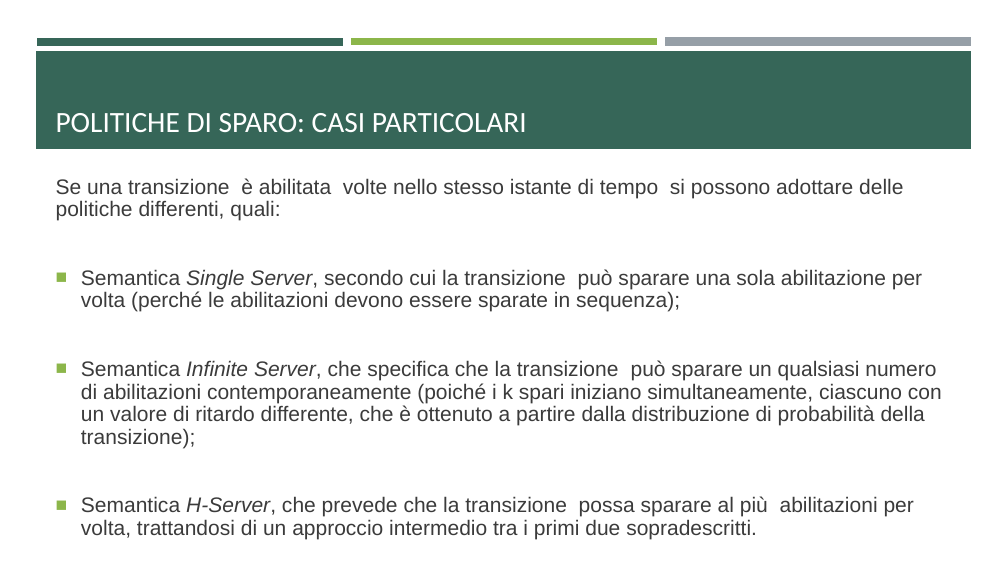
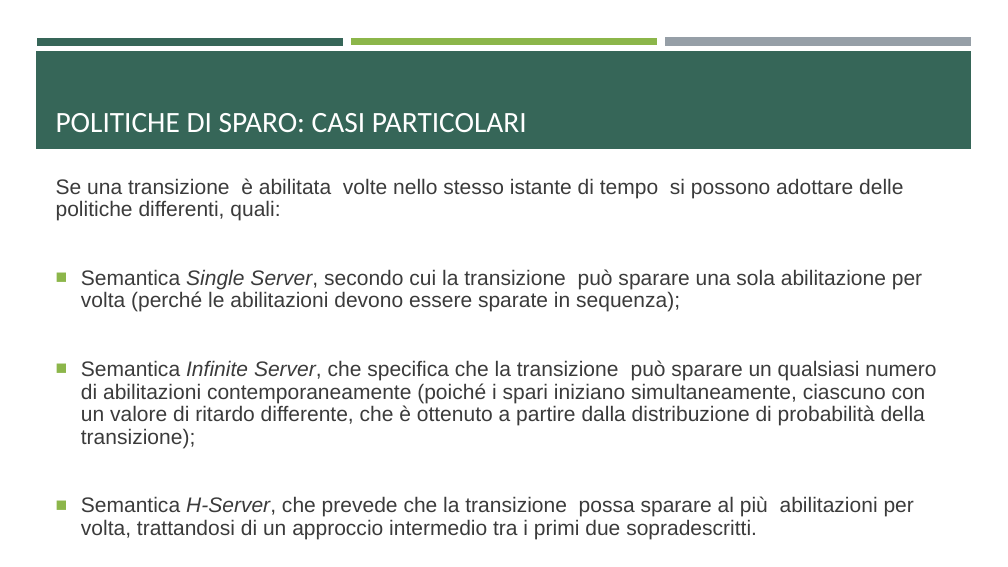
Before and after one commit to ivochan/RecirculatingPalletWarehouse, a slide deck: slide 35 of PresentazioneRetiPetriProgetto.odp. Drawn at 1008x567 pixels with LibreOffice and Linux fonts; fonts in the diff are those of the drawing. Boxes give left, top, right and bottom in pixels: in the first picture for what was removed or moved away, otherwise in the second. Text is boxed around its words. In the diff, an @@ line names an element or a change of style, - is before the commit and + after.

```diff
--- a/PresentazioneRetiPetriProgetto.odp
+++ b/PresentazioneRetiPetriProgetto.odp
@@ text at box(81, 360, 936, 448): text changed @@
-■ Semantica Infinite Server, che specifica che la transizione può sparare un qualsiasi numero di abilitazioni contemporaneamente (poiché i k spari iniziano simultaneamente, ciascuno con un valore di ritardo differente, che è ottenuto a partire dalla distribuzione di probabilità della transizione);
+■ Semantica Infinite Server, che specifica che la transizione può sparare un qualsiasi numero di abilitazioni contemporaneamente (poiché i spari iniziano simultaneamente, ciascuno con un valore di ritardo differente, che è ottenuto a partire dalla distribuzione di probabilità della transizione);
```
Also in this commit, not shown: 20 other slides changed, 2 other files.
